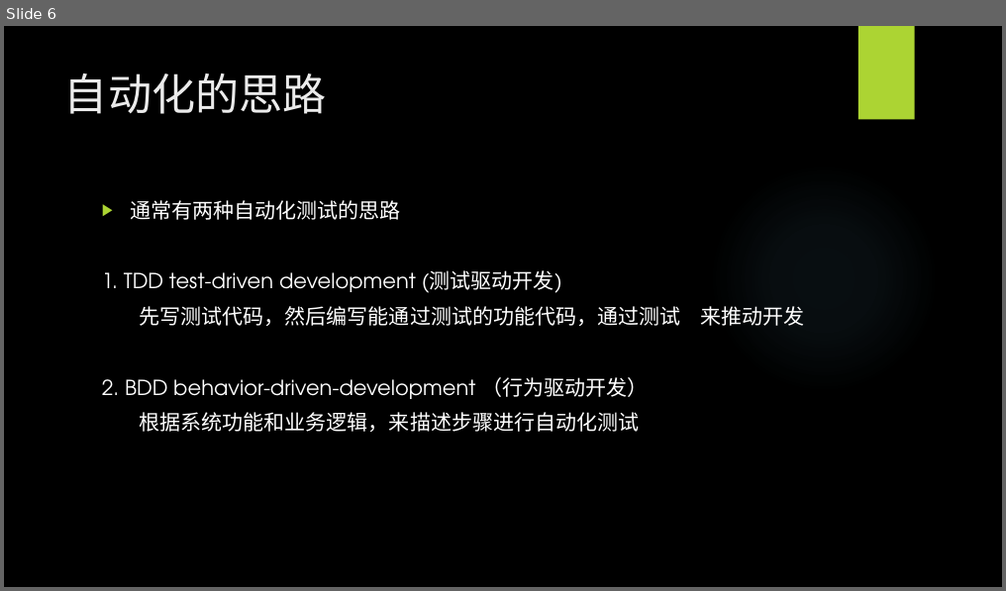
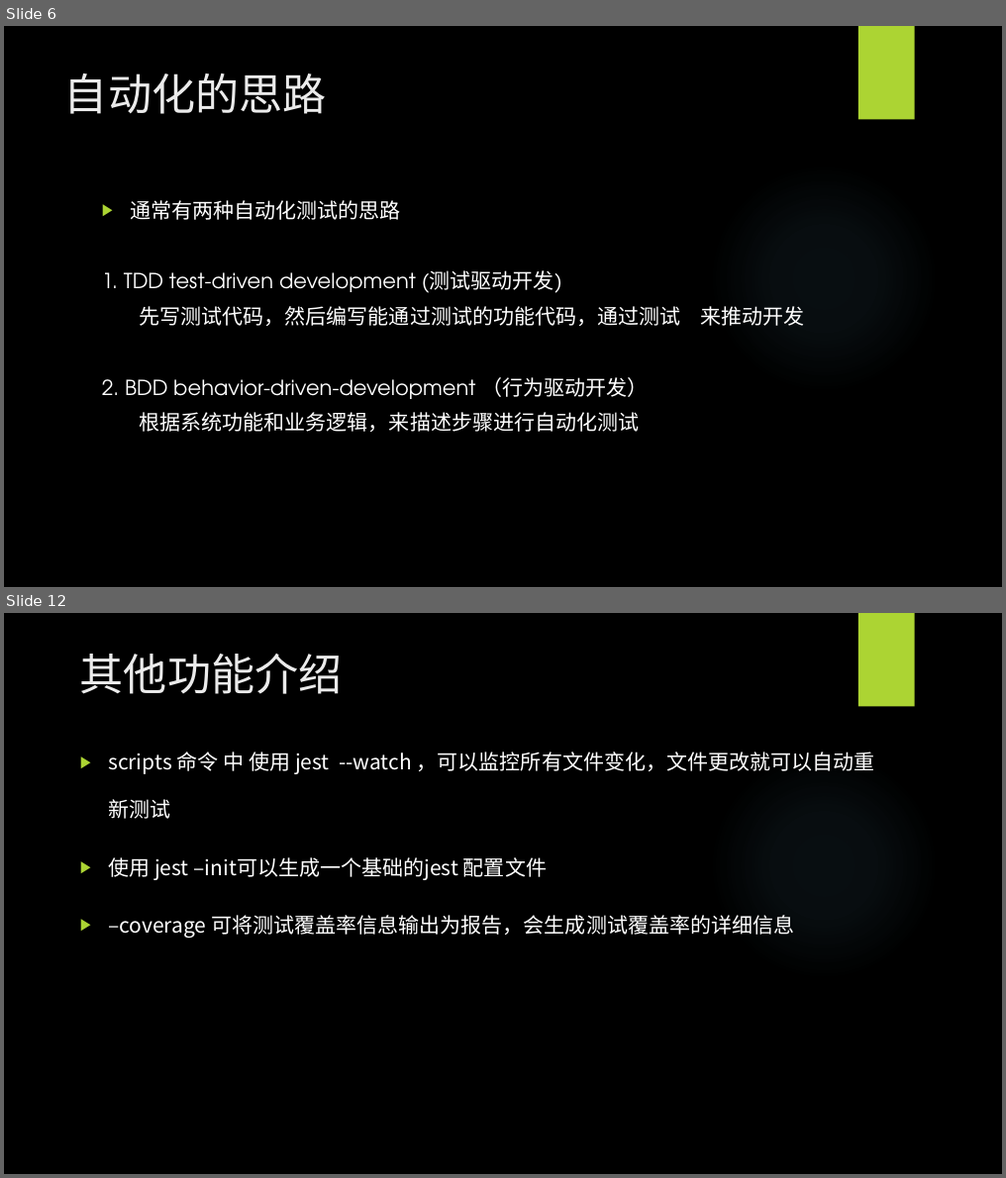
Before and after one commit to WangEbo/auto-test, a slide deck: 王博书的分享/自动化测试.pptx. Shown one above the other, each under a label of ours: slide 6 before the commit, slides 6 and 12 after it; the slides between them are not shown. The pictures are 1006x591 and 1006x1178 pixels, drawn with LibreOffice and Linux fonts; fonts in the diff are those of the drawing; background and template pictures are left out. Boxes give left, top, right and bottom in pixels: in the first picture for what was removed or moved away, otherwise in the second. Text is boxed around its words. In the diff, an @@ line names an element or a change of style, - is before the commit and + after.

```diff
--- a/王博书的分享/自动化测试.pptx
+++ b/王博书的分享/自动化测试.pptx
@@ slide 12 added at box(4, 613, 1002, 1174), background picture (left out); not listed: 2 template elements that a slide beside it also shows @@
@@ title added at box(80, 654, 343, 694), 42 pt, text #EBEBEB @@
+其他功能介绍
@@ text added at box(108, 752, 875, 938), 20 pt, text #FFFFFF @@
+▶ scripts 命令 中 使用 jest --watch ，可以监控所有文件变化，文件更改就可以自动重新测试
+▶ 使用 jest –init可以生成一个基础的jest 配置文件
+▶ –coverage 可将测试覆盖率信息输出为报告，会生成测试覆盖率的详细信息
```
Also in this commit, not shown: 5 slides changed.
